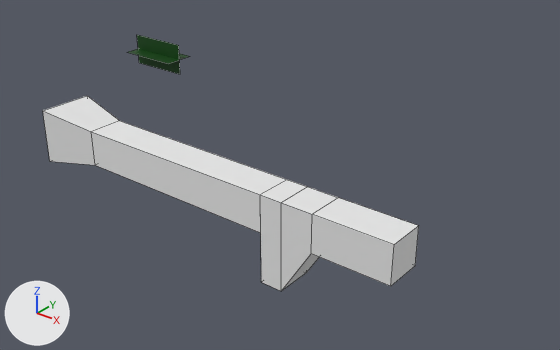
A saved change to the Blender file rpg_reload.blend.
Both versions are drawn from a 50 mm lens placed at (31.3, -25.0, 27.2), pointed at (6.2, 6.4, 7.8). The lights are fixed; the arrows at lower left show +X, +Y and +Z. Mesh edges are drawn as thin lines.
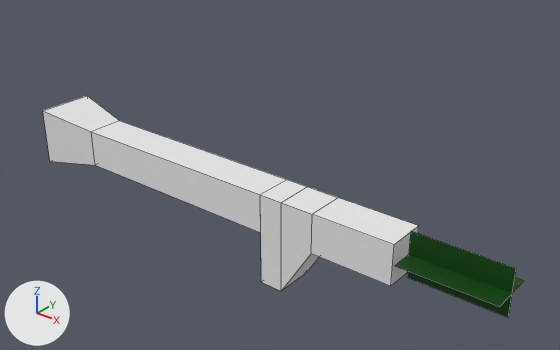
What differs and where, as boxes (x1, y1, x2, y2) in the pictures (560 x 350 px):
'Plane', moved: before (128, 35, 190, 74); after (395, 231, 524, 317)

The change, as a diff of the scene's bpy script:
```diff
--- a/rpg_reload.blend.py
+++ b/rpg_reload.blend.py
@@ ob_plane @@
 ob_plane = bpy.data.objects.new('Plane', me_plane)
-ob_plane.location = (-10.52, 12.84, 10.22)
+ob_plane.location = (20.43, 0.0, 10.15)
 ob_plane.scale = (2.21, 2.21, 2.21)
```
